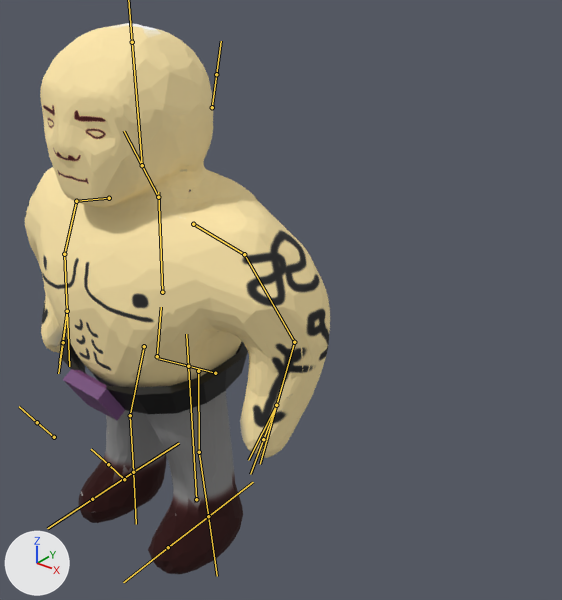
A saved change to the FBX model Assets/Models/Enemys/BanditBoss/BanditBoss.fbx.
Both versions are drawn from a 50 mm lens placed at (1.98, -1.88, 2.28), pointed at (0.03, 0.56, 0.77). Lighting does not change. The marker at lower left points along +X, +Y and +Z. The bones that bend it are drawn over the model as lines.

The first picture shows 'Bandit.002', 'Belt.001'.
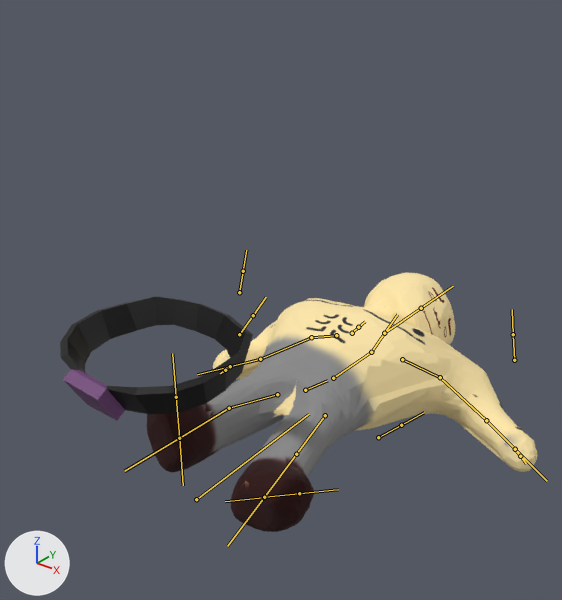
The newer file adds an action. The first version stands in its rest pose; the second is drawn at frame 61 of the action 'Armature.003|BanditDie'.

Location of each change, (x1, y1, x2, y2) in pixels of the pictures (562 x 600 px):
'Bandit.002', posed (28% wider, 53% shorter): before (25, 23, 330, 574); after (146, 273, 537, 532)
bone 'RootBone', root to tip: before (196, 499) to (186, 334); after (196, 499) to (309, 414)
bone 'Neck.001', root to tip: before (158, 197) to (142, 165); after (371, 352) to (384, 333)
bone 'Hand.001.R', root to tip: before (109, 198) to (76, 201); after (336, 335) to (311, 337)
bone 'Hand.002.R', root to tip: before (76, 201) to (64, 254); after (311, 337) to (260, 359)
bone 'Hand.003.R', root to tip: before (64, 254) to (67, 311); after (260, 359) to (230, 366)
bone 'Hand.001.L', root to tip: before (193, 224) to (244, 254); after (402, 359) to (440, 377)
bone 'Hand.002.L', root to tip: before (244, 254) to (294, 342); after (440, 377) to (486, 420)
bone 'Hand.003.L', root to tip: before (294, 342) to (276, 405); after (486, 420) to (515, 449)
bone 'Leg.001.L', root to tip: before (198, 371) to (199, 452); after (325, 415) to (296, 454)
bone 'Leg.002.L', root to tip: before (199, 452) to (208, 516); after (296, 454) to (264, 497)
bone 'Head.IK', root to tip: before (142, 165) to (137, 109); after (384, 333) to (402, 321)
bone 'Hand.IK.R', root to tip: before (67, 311) to (59, 363); after (230, 366) to (225, 369)
bone 'Leg.IK.L', root to tip: before (208, 516) to (253, 482); after (264, 497) to (225, 501)
bone 'Hand.IK.L', root to tip: before (276, 405) to (248, 460); after (515, 449) to (520, 457)

The change in detail:
Bone 'RootBone' (bone_rootbone) turns from (0, 0, 0) to (-89, 0, 0) degrees about its own x, y and z.
Bone 'Neck.001' (bone_neck_001) turns from (0, 0, 0) to (0, 146, 0) degrees about its own x, y and z.
Bone 'Hand.001.R' (bone_hand_001_r) turns from (0, 0, 0) to (-22, -2, -23) degrees about its own x, y and z.
Bone 'Hand.002.R' (bone_hand_002_r) turns from (0, 0, 0) to (0, -1, 5) degrees about its own x, y and z.
Bone 'Hand.003.R' (bone_hand_003_r) turns from (0, 0, 0) to (2, 0, 8) degrees about its own x, y and z.
Bone 'Hand.001.L' (bone_hand_001_l) turns from (0, 0, 0) to (-18, -5, 39) degrees about its own x, y and z.
Bone 'Hand.002.L' (bone_hand_002_l) turns from (0, 0, 0) to (0, -1, 11) degrees about its own x, y and z.
Bone 'Hand.003.L' (bone_hand_003_l) turns from (0, 0, 0) to (-5, 1, 18) degrees about its own x, y and z.
Bone 'Leg.001.L' (bone_leg_001_l) turns from (0, 0, 0) to (-25, -55, 24) degrees about its own x, y and z.
Bone 'Leg.002.L' (bone_leg_002_l) turns from (0, 0, 0) to (13, 0, 4) degrees about its own x, y and z.
Bone 'Head.IK' (bone_head_ik) turns from (0, 0, 0) to (-1, 62, -2) degrees about its own x, y and z.
Bone 'Hand.IK.R' (bone_hand_ik_r) moves from (0.0, 0.0, 0.0) to (0.053, -0.235, -0.076).
Bone 'Hand.IK.R' (bone_hand_ik_r) turns from (0, 0, 0) to (3, 9, 20) degrees about its own x, y and z.
Bone 'Leg.IK.L' (bone_leg_ik_l) moves from (0.0, 0.0, 0.0) to (-0.056, 0.081, 0.005).
Bone 'Leg.IK.L' (bone_leg_ik_l) turns from (0, 0, 0) to (-4, -2, -58) degrees about its own x, y and z.
Bone 'Hand.IK.L' (bone_hand_ik_l) moves from (0.0, 0.0, 0.0) to (-0.245, -0.572, 0.05).
Bone 'Hand.IK.L' (bone_hand_ik_l) turns from (0, 0, 0) to (3, 17, 36) degrees about its own x, y and z.
